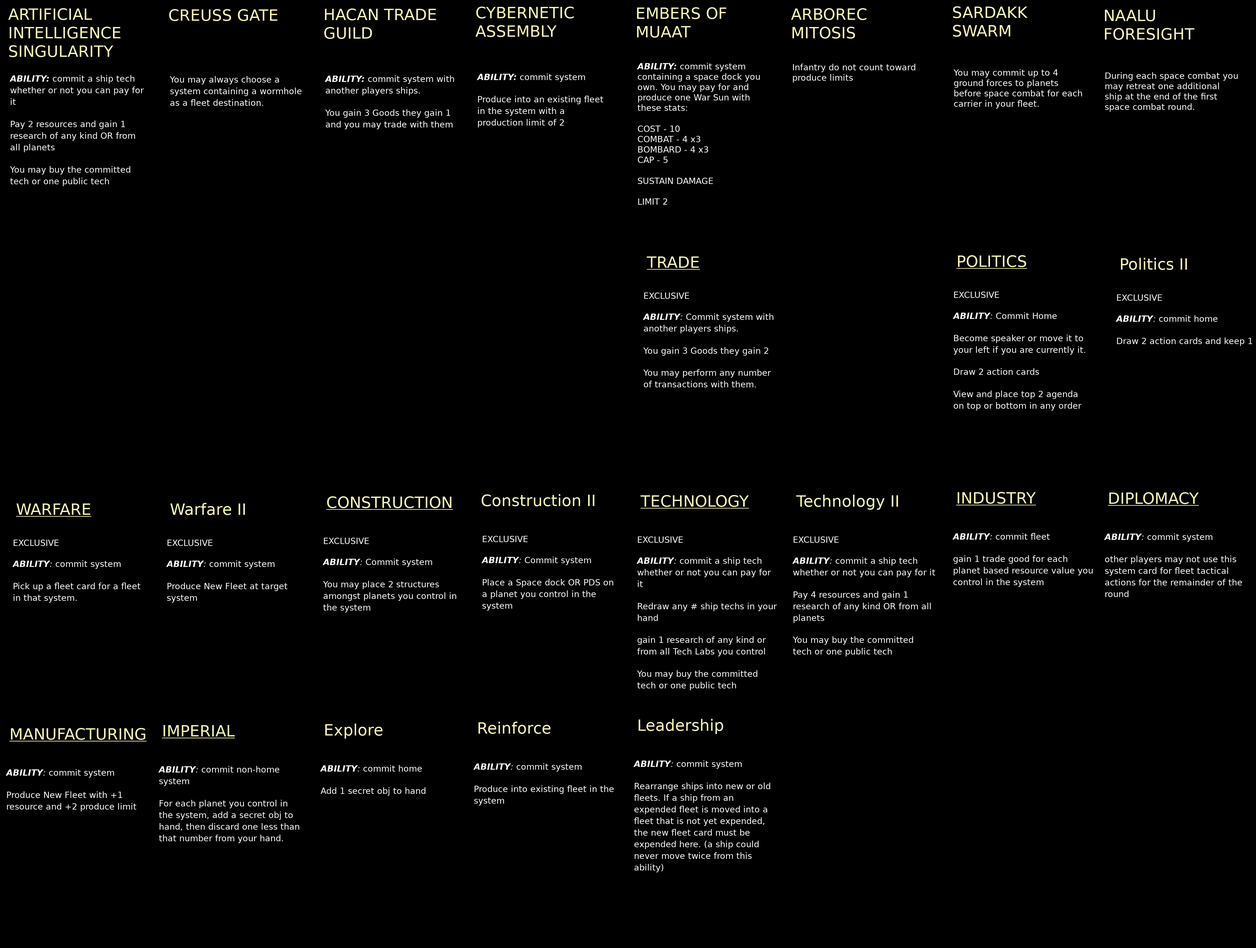
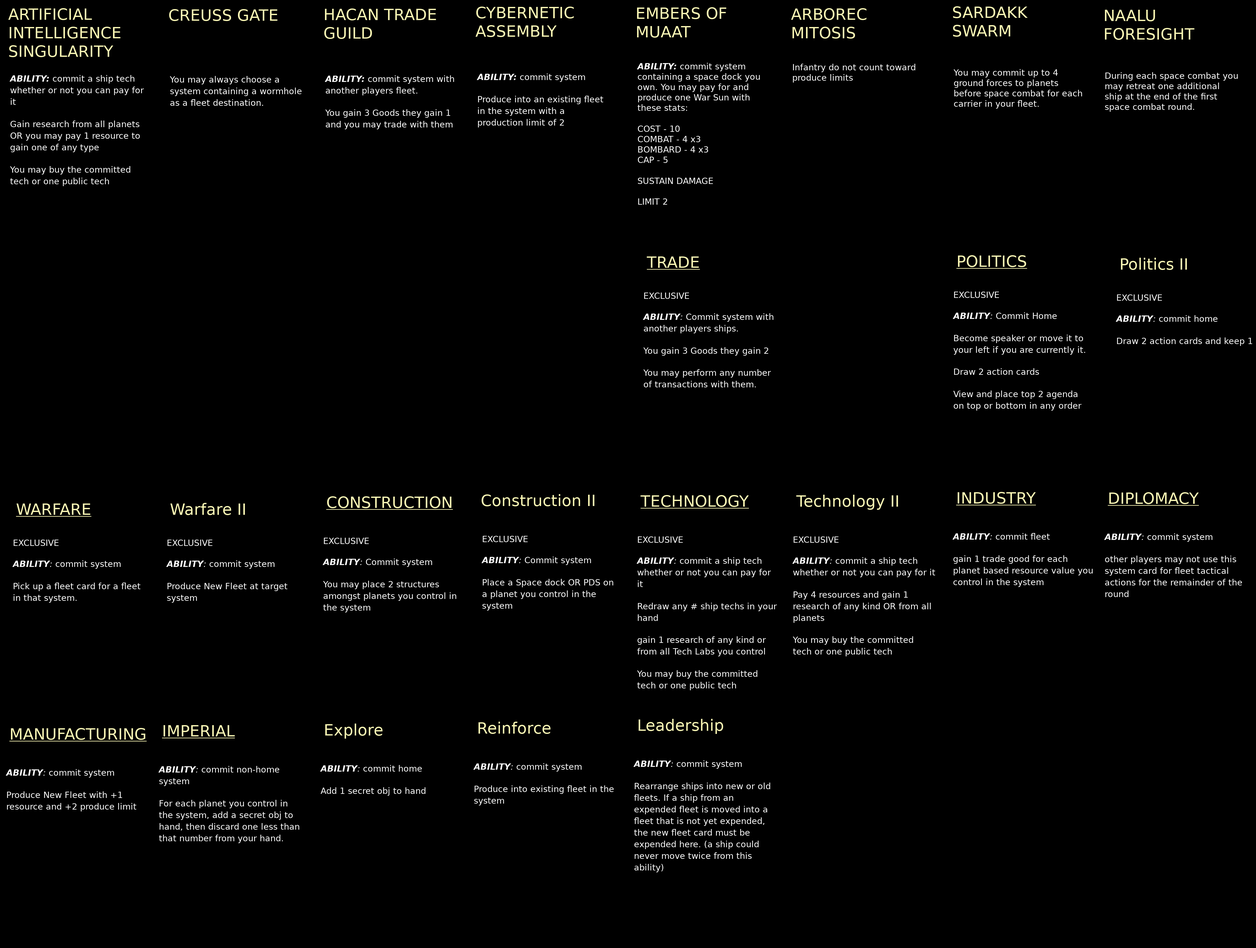
Before/after of a 1256px x 948px layered artwork. What changed in the layer stack:
painted on "desc #21" over <box>396,86,420,96</box>
painted on "desc #11" over <box>10,120,141,153</box>
